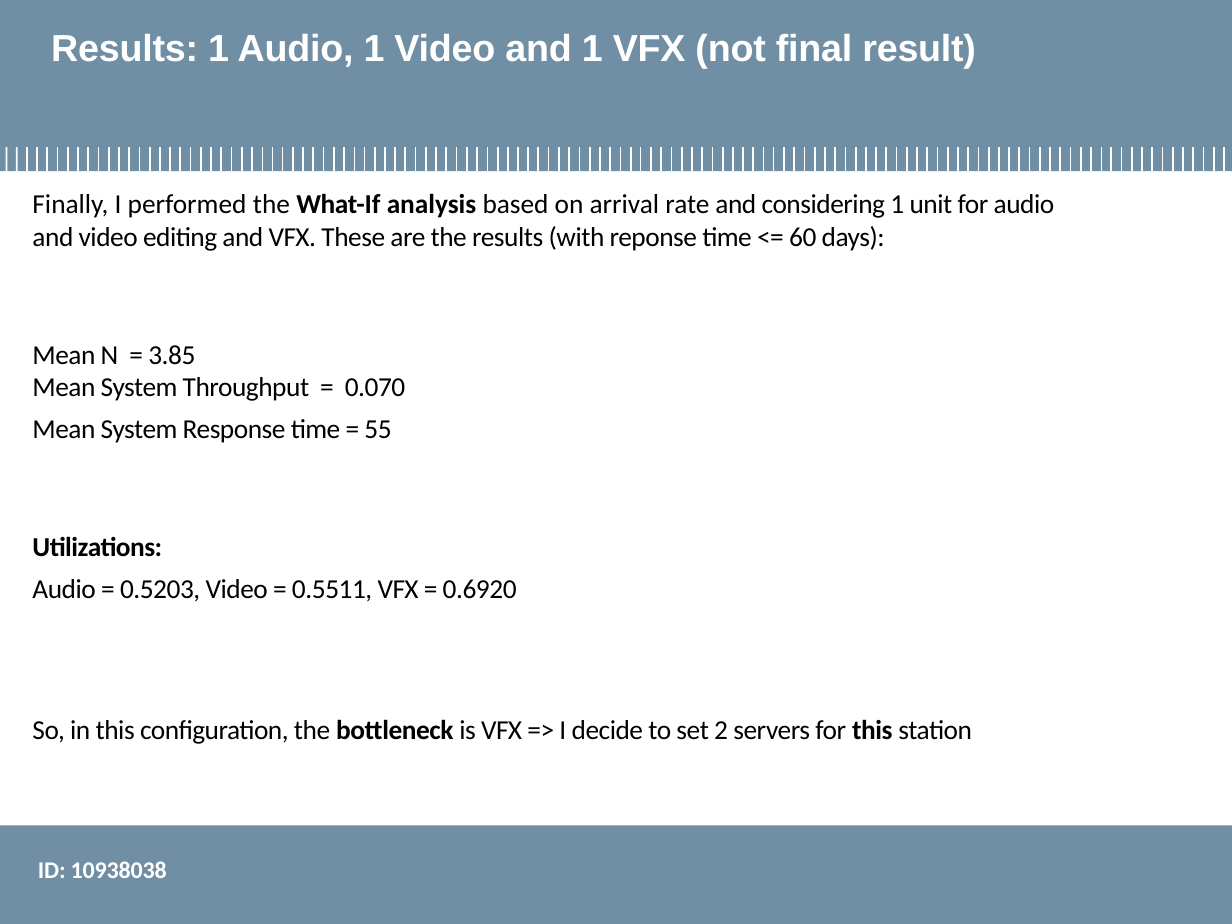
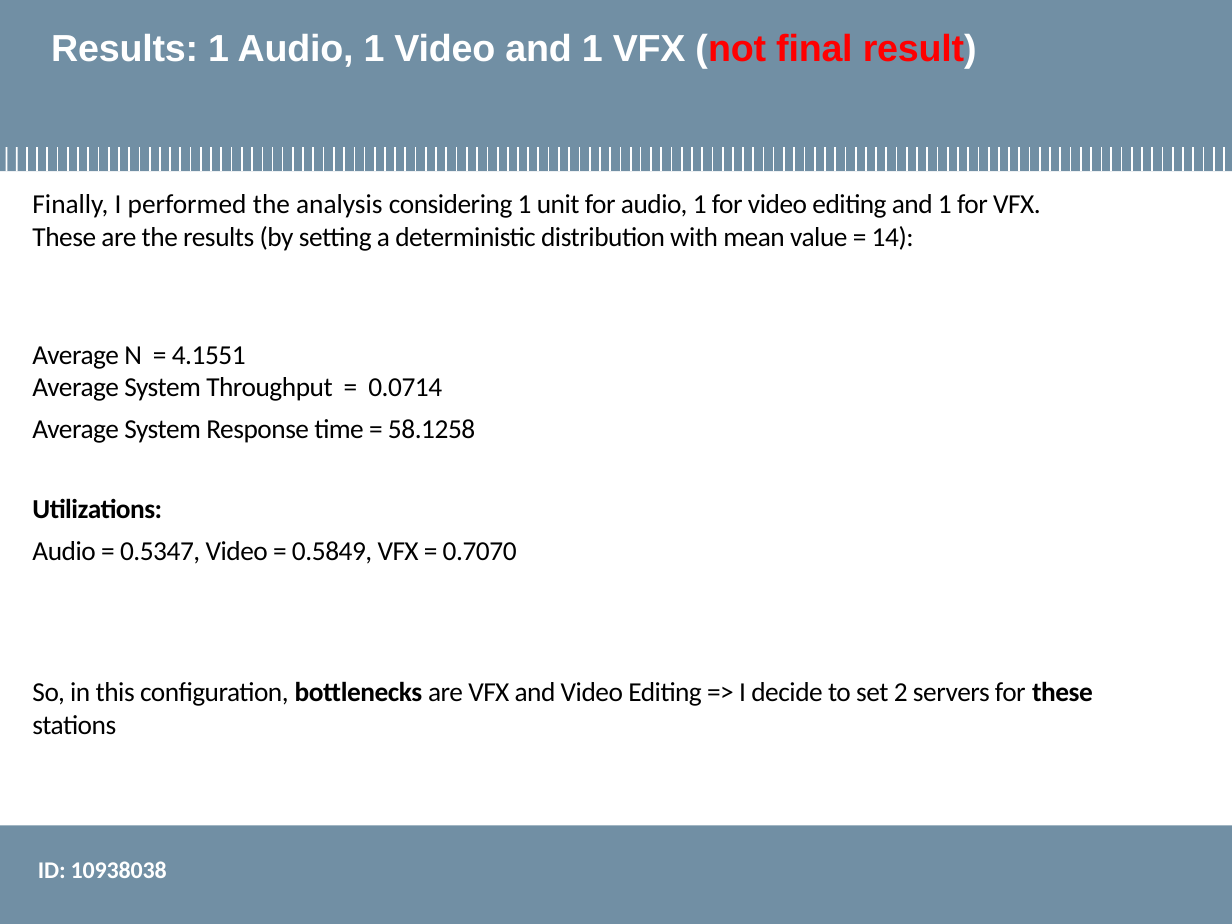
Before and after one commit to smn07/performance_evaluation_application, a slide deck: slide 14 of Final_Project/finalProject_open10938038.pptx. Drawn at 1232x924 pixels with LibreOffice and Linux fonts; fonts in the diff are those of the drawing; background and template pictures are left out. Boxes give left, top, right and bottom in pixels: in the first picture for what was removed or moved away, otherwise in the second. Text is boxed around its words. In the diff, an @@ line names an element or a change of style, - is before the commit and + after.

```diff
--- a/Final_Project/finalProject_open10938038.pptx
+++ b/Final_Project/finalProject_open10938038.pptx
@@ title "Results: 1 Audio, 1 Video ..." at (x1=51, y1=33, x2=977, y2=68): text colour #FFFFFF to #FF0000 in "(not final result)" @@
@@ text at (x1=32, y1=194, x2=1041, y2=443): text changed @@
-Finally, I performed the What-If analysis based on arrival rate and considering 1 unit for audio and video editing and VFX. These are the results (with reponse time <= 60 days):
-Mean N = 3.85
-Mean System Throughput = 0.070
-Mean System Response time = 55
+Finally, I performed the analysis considering 1 unit for audio, 1 for video editing and 1 for VFX. These are the results (by setting a deterministic distribution with mean value = 14):
+Average N = 4.1551
+Average System Throughput = 0.0714
+Average System Response time = 58.1258
@@ text at (x1=32, y1=541, x2=1093, y2=735): text changed @@
-Audio = 0.5203, Video = 0.5511, VFX = 0.6920
-So, in this configuration, the bottleneck is VFX => I decide to set 2 servers for this station
+Audio = 0.5347, Video = 0.5849, VFX = 0.7070
+So, in this configuration, bottlenecks are VFX and Video Editing => I decide to set 2 servers for these stations
```
Also in this commit, not shown: 7 other slides changed, 2 slides removed, 3 other files.
